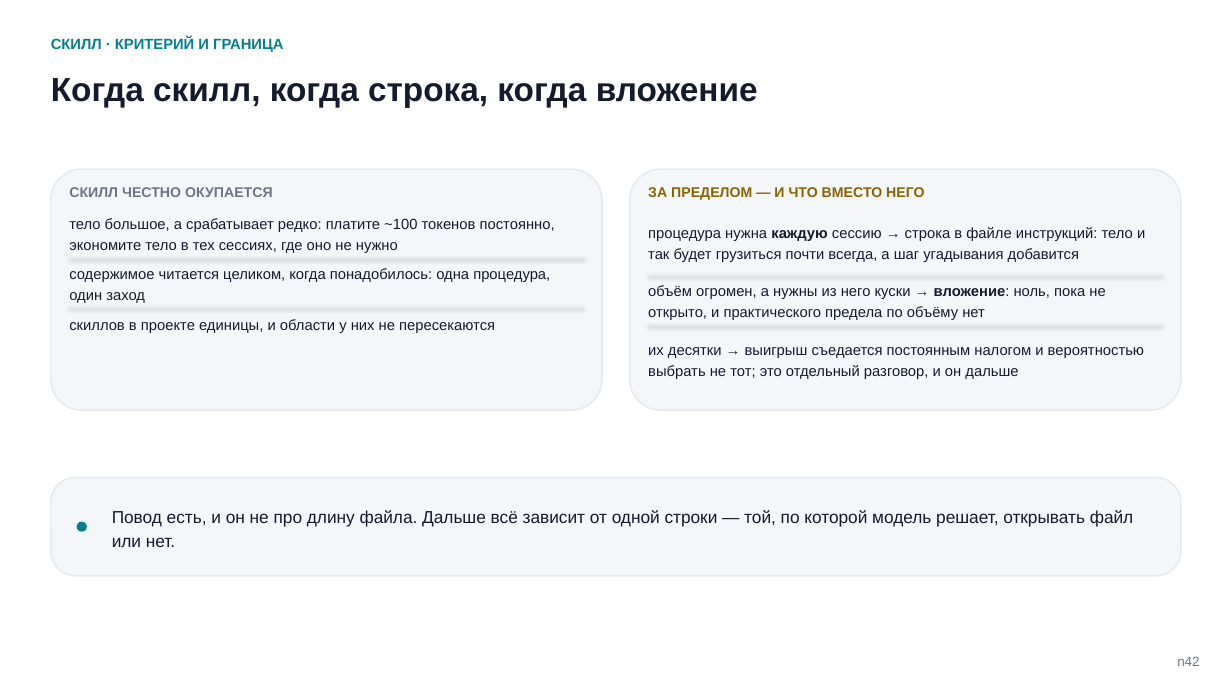
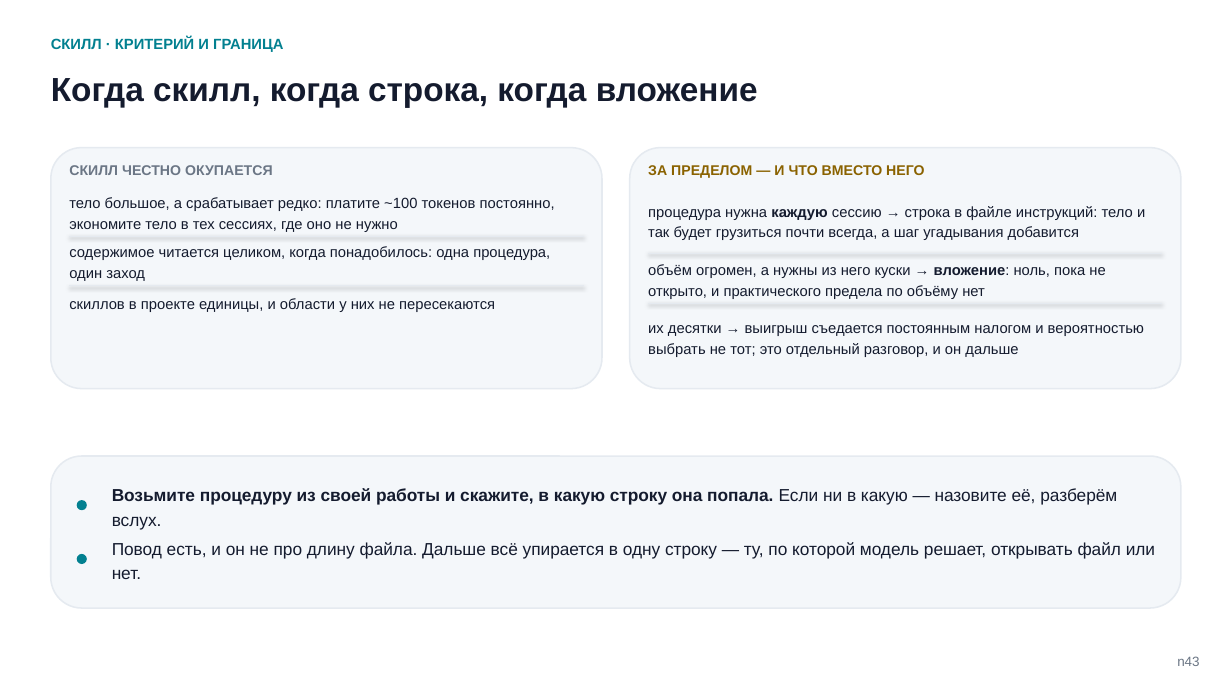
Before and after one commit to tellina-study/AI-usage-lessons, a slide deck: slide 43 of library/seminars/sem-05/rendered/sem-05-n.pptx (slide 42 before the commit). Drawn at 1232x693 pixels with LibreOffice and Linux fonts; fonts in the diff are those of the drawing. Boxes give left, top, right and bottom in pixels: in the first picture for what was removed or moved away, otherwise in the second. Text is boxed around its words. In the diff, an @@ line names an element or a change of style, - is before the commit and + after.

Commit message:
Внешний кейс про готовый чужой скилл влит, итоговая нумерация 1-65 сведена, схемы удалённых сцен убраны из реестра #211

```diff
--- a/library/seminars/sem-05/rendered/sem-05-n.pptx
+++ b/library/seminars/sem-05/rendered/sem-05-n.pptx
@@ 8 texts, 4 lines, 3 rounded rectangles: place and size @@
-8 texts, 4 lines, 3 rounded rectangles at [51, 169, 1181, 531]
+8 texts, 4 lines, 3 rounded rectangles at [51, 148, 1181, 510]
@@ rounded rectangle: place and size @@
-rounded rectangle at [51, 478, 1181, 576]
+rounded rectangle at [51, 457, 1181, 609]
@@ rounded rectangle at [51, 457, 1181, 609]: proportions changed @@
@@ text added at [112, 488, 1117, 529], 13.5 pt, text #141B2E, bold @@
+Возьмите процедуру из своей работы и скажите, в какую строку она попала. Если ни в какую — назовите её, разберём вслух.
@@ rounded rectangle added at [77, 554, 87, 564], fill #028090 @@
@@ text at [112, 542, 1155, 579]: text changed @@
-Повод есть, и он не про длину файла. Дальше всё зависит от одной строки — той, по которой модель решает, открывать файл или нет.
+Повод есть, и он не про длину файла. Дальше всё упирается в одну строку — ту, по которой модель решает, открывать файл или нет.
```
Also in this commit, not shown: 20 other slides changed, 13 slides added, 10 slides removed, 56 other files.
